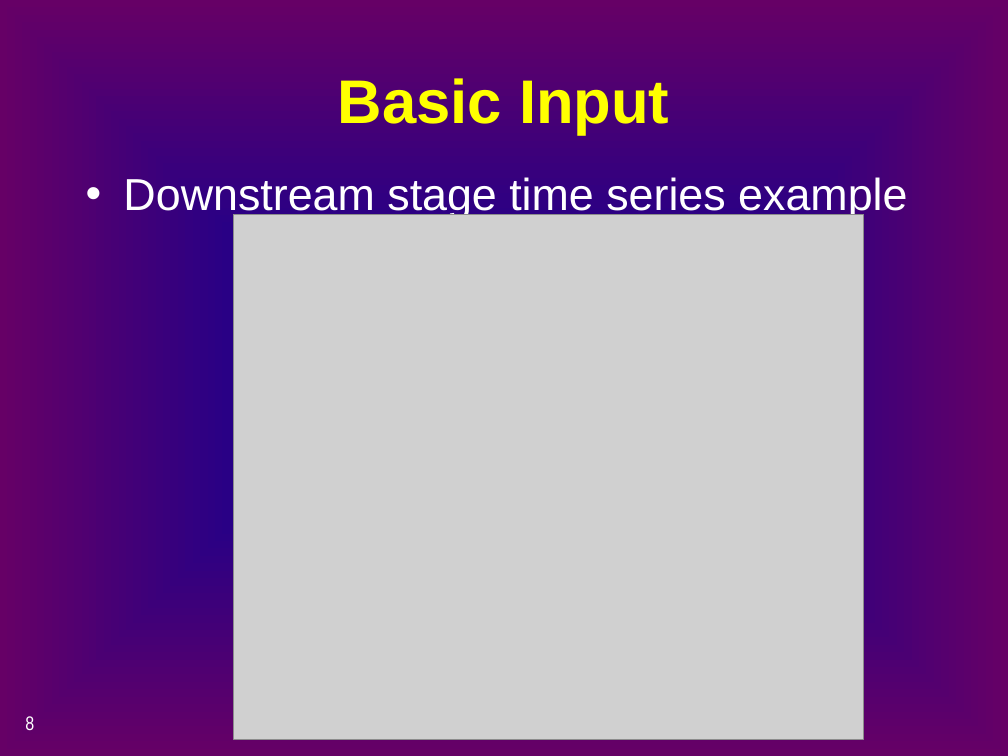
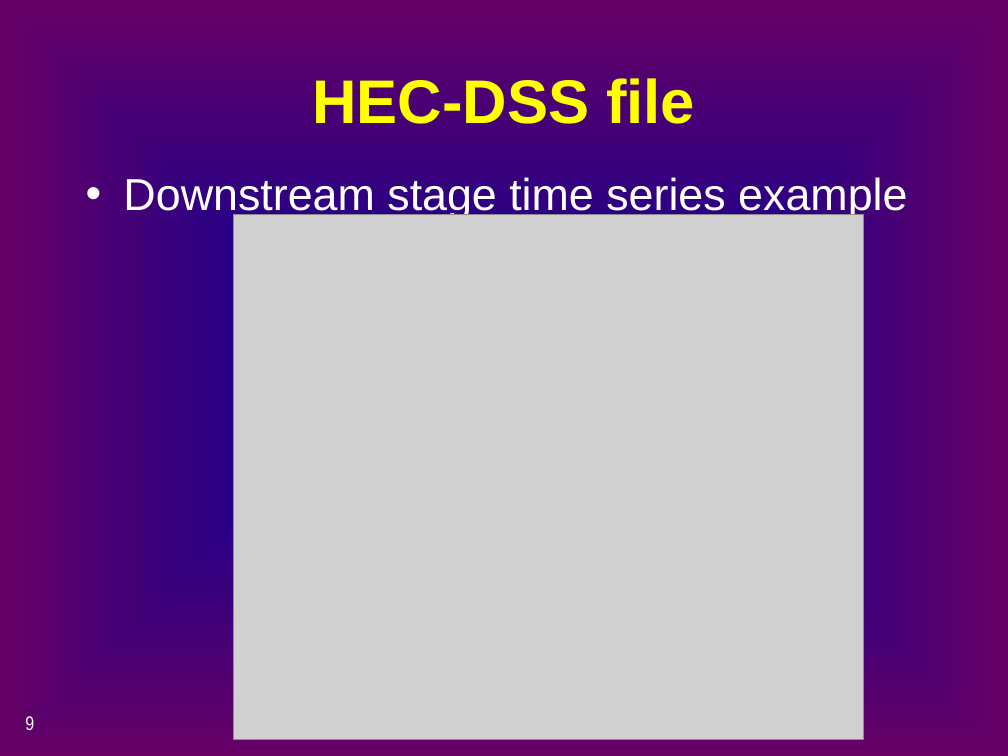
Before and after one commit to CADWRDeltaModeling/dsm2, a slide deck: slide 9 of dsm2/presentations/p4_simulation_data.pptx (slide 8 before the commit). Drawn at 1008x756 pixels with LibreOffice and Linux fonts; fonts in the diff are those of the drawing; grey boxes stand for pictures. Boxes give left, top, right and bottom in pixels: in the first picture for what was removed or moved away, otherwise in the second. Text is boxed around its words. In the diff, an @@ line names an element or a change of style, - is before the commit and + after.

```diff
--- a/dsm2/presentations/p4_simulation_data.pptx
+++ b/dsm2/presentations/p4_simulation_data.pptx
@@ title at (312,78,695,124): text changed @@
-Basic Input
+HEC-DSS file
@@ page number at (25,716,34,731): text changed @@
-8
+9
```
Also in this commit, not shown: 9 other slides changed, 3 slides added, 6 slides removed.
